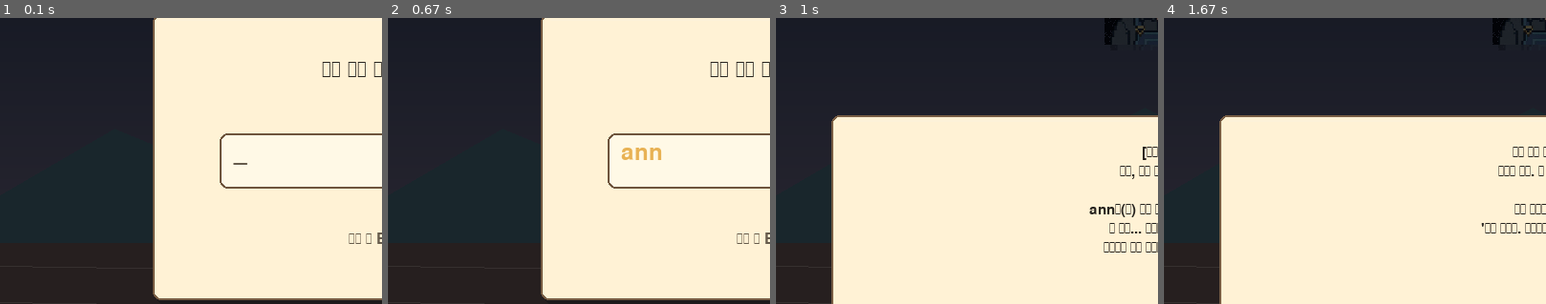
Above: before the commit, frames 1-4 (left to right).
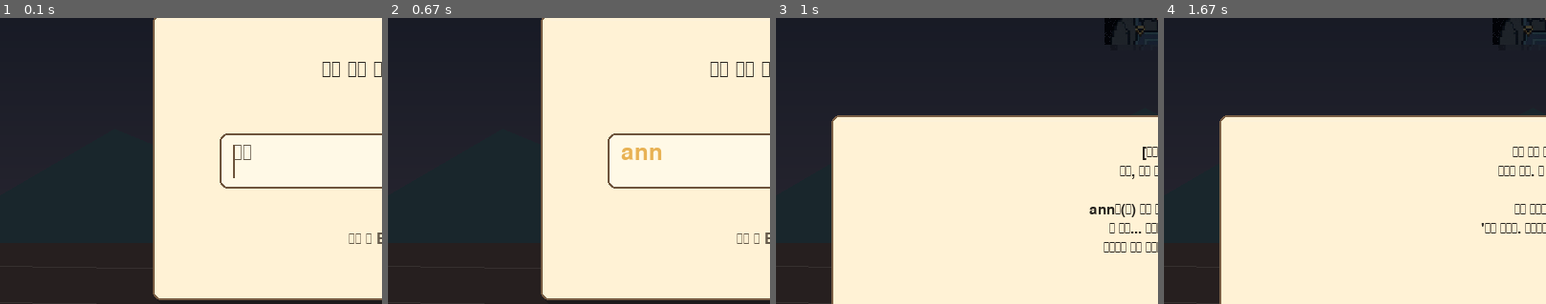
Above: after the commit, the same moments.

Repository: minulx-10/DreamFarm
Game: pygame game, started from main.py
Two runs of this game, one before a commit and one after it. Both use one fixed random seed, a clock stepped at 60 frames per second and the inputs below.
Inputs (mouse positions are % of the whole screen's width and height, from its top left):
- Up to frame 1 (0.1 s): no input
- Up to frame 2 (0.67 s): type "ann" at 0.33 s
- Up to frame 3 (1 s): tap Enter at 0.67 s; click (85, 62) at 0.93 s
- Up to frame 4 (1.67 s): click (47, 33) at 1.27 s; click (76, 12) at 1.6 s
The pictures show only the part of the screen within x 0-50%, y 26-76%; the shares and areas given below are measured in that part.

The runs differ from the first frame. In frame 1, 0.2% of the frame differs, in the area x 61-66%, y 44-56%; in frame 2, nothing differs; in frame 3, nothing differs; in frame 4, nothing differs.

Commit message:
이름 입력 창 커서 깜빡임 개선 및 텍스트 떨림 수정

Diff:
--- a/scenes/name_input.py
+++ b/scenes/name_input.py
@@ -48,14 +48,19 @@
         pygame.draw.rect(screen, (255, 249, 230), input_rect, border_radius=8)
         pygame.draw.rect(screen, (109, 84, 60), input_rect, 2, border_radius=8)
 
-        # Cursor blink
         display_text = self.input_text + self.ime_text
+        if not display_text:
+            name_surf = self.font_large.render("이름", True, TEXT_MUTED)
+            screen.blit(name_surf, (input_rect.x + 14, input_rect.y + 8))
+            cursor_x = input_rect.x + 14
+        else:
+            name_surf = self.font_large.render(display_text, True, GOLD)
+            screen.blit(name_surf, (input_rect.x + 14, input_rect.y + 8))
+            cursor_x = input_rect.x + 14 + self.font_large.size(display_text)[0]
+
+        # Draw smooth vertical line cursor instead of appending text characters
         if pygame.time.get_ticks() % 1000 < 500:
-            display_text += "_"
-
-        name_color = GOLD if display_text.strip("_") else TEXT_MUTED
-        name_surf = self.font_large.render(display_text or "이름", True, name_color)
-        screen.blit(name_surf, (input_rect.x + 14, input_rect.y + 8))
+            pygame.draw.line(screen, (109, 84, 60), (cursor_x, input_rect.y + 12), (cursor_x, input_rect.bottom - 12), 2)
 
         desc = self.font_small.render("입력 후 Enter", True, TEXT_MUTED)
         screen.blit(desc, (400 - desc.get_width()//2, 378))
